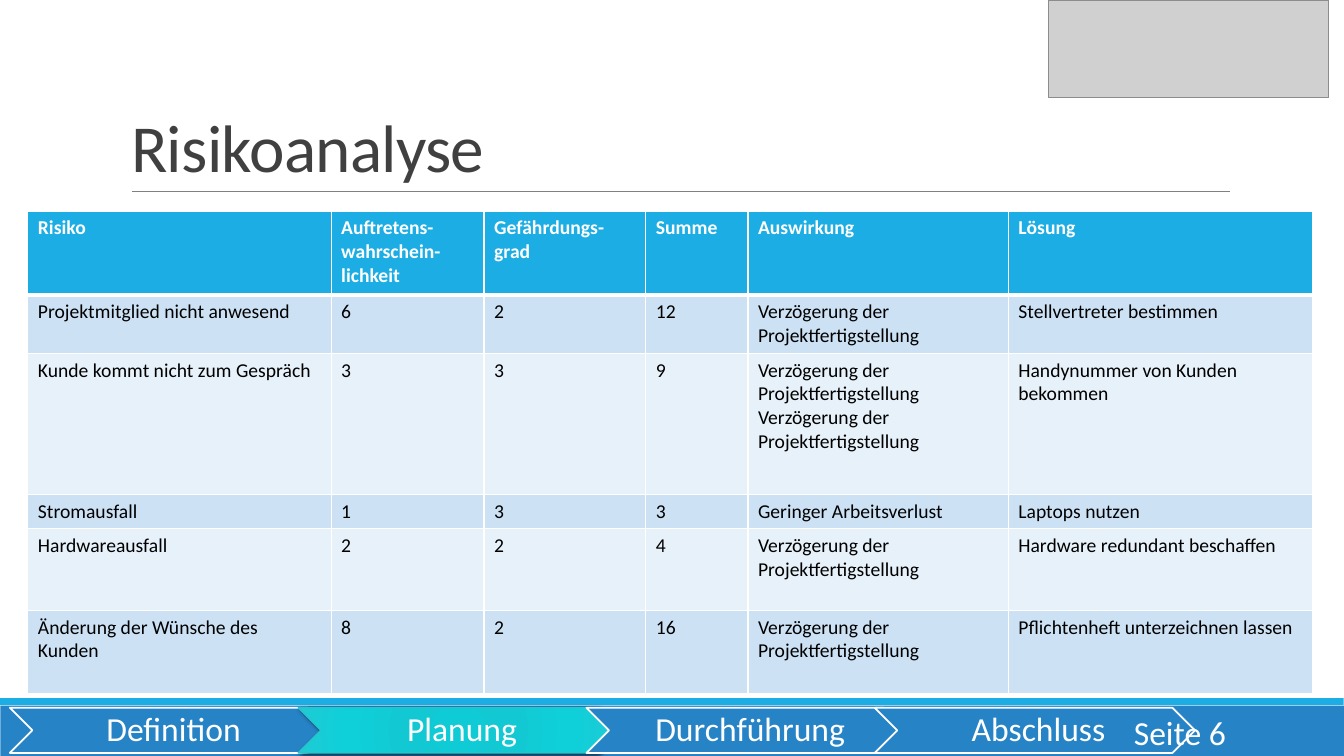
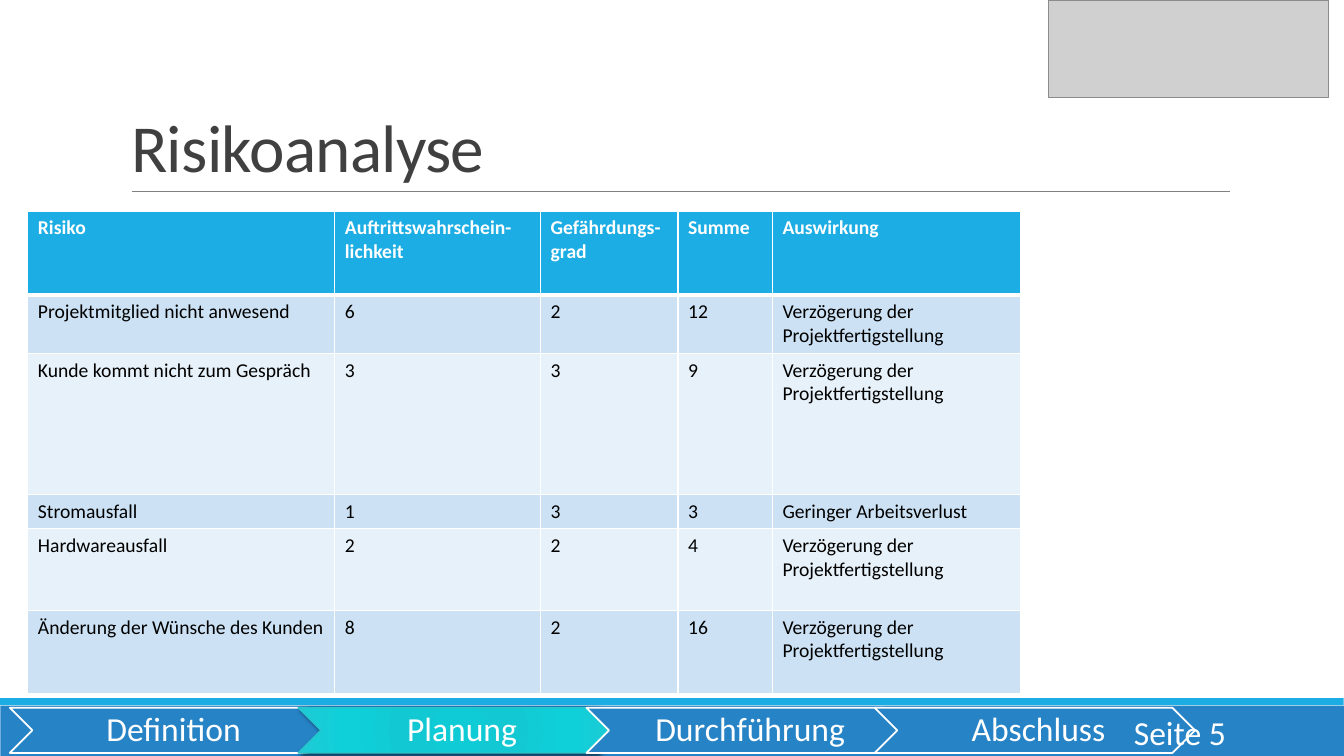
Before and after one commit to OberstufenprojektVOIP/OSP_VOIP, a slide deck: slide 5 of Pr-sentation/Präsentation VoIP_Alica.pptx (slide 6 before the commit). Drawn at 1344x756 pixels with LibreOffice and Linux fonts; fonts in the diff are those of the drawing; grey boxes stand for pictures. Boxes give left, top, right and bottom in pixels: in the first picture for what was removed or moved away, otherwise in the second. Text is boxed around its words. In the diff, an @@ line names an element or a change of style, - is before the commit and + after.

```diff
--- a/Pr-sentation/Präsentation VoIP_Alica.pptx
+++ b/Pr-sentation/Präsentation VoIP_Alica.pptx
@@ table at (28,212,1021,694) @@
-column 2, row 1: Auftretens-wahrschein-lichkeit
+column 2, row 1: Auftrittswahrschein-lichkeit
-column 5: Auswirkung | Verzögerung der Projektfertigstellung | Verzögerung der Projektfertigstellung / Verzögerung der Projektfertigstellung | Geringer Arbeitsverlust | Verzögerung der Projektfertigstellung | Verzögerung der Projektfertigstellung
-column 6: Lösung | Stellvertreter bestimmen | Handynummer von Kunden bekommen | Laptops nutzen | Hardware redundant beschaffen | Pflichtenheft unterzeichnen lassen
+column 5: Auswirkung | Verzögerung der Projektfertigstellung | Verzögerung der Projektfertigstellung | Geringer Arbeitsverlust | Verzögerung der Projektfertigstellung | Verzögerung der Projektfertigstellung
@@ table: place and size @@
-table at (28,212,1314,694)
+table at (28,212,1021,694)
@@ page number at (1134,718,1226,754): text changed @@
-Seite 6
+Seite 5
```
Also in this commit, not shown: 5 other slides changed, 2 slides added, 1 slide removed.
